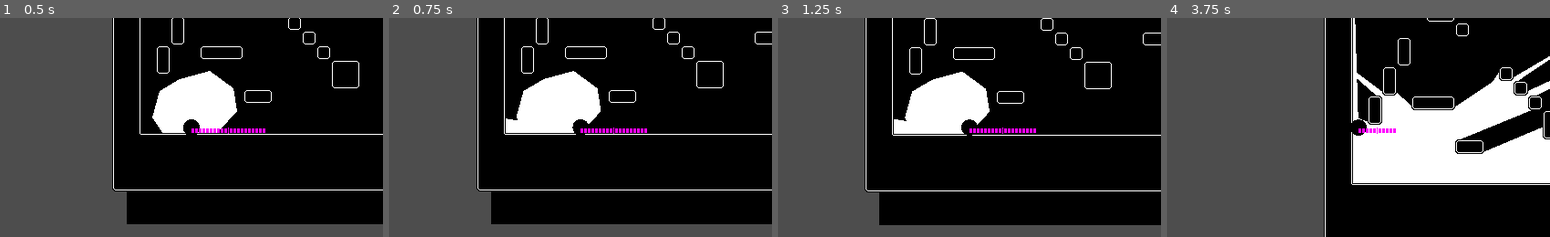
Above: before the commit, frames 1-4 (left to right).
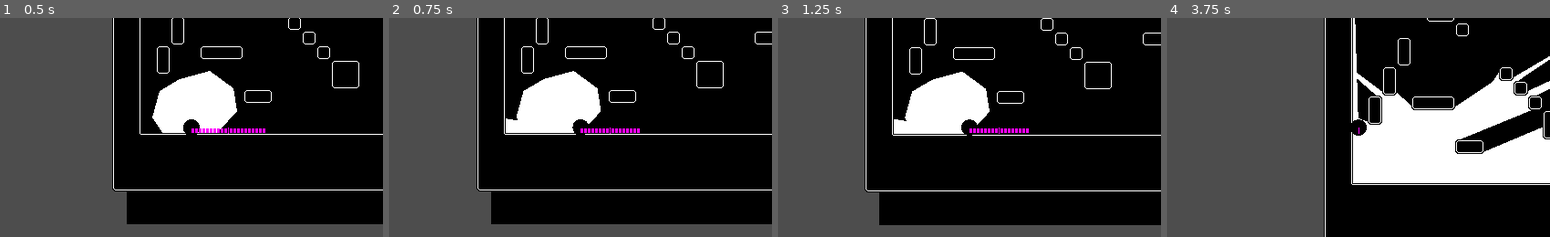
Above: after the commit, the same moments.

Repository: KingOfSpadesJFK/bhleg
Game: Godot game, scene res://levels/test_level.tscn
Two runs of this game, one before a commit and one after it. Both use one fixed random seed, a clock stepped at 60 frames per second and the inputs below.
Inputs (mouse positions are in pixels of both pictures, inside the frame that each line leads up to):
- Up to frame 1 (0.5 s): no input
- Up to frame 2 (0.75 s): tap Enter at 0.5 s; move the mouse to (561, 171) at 0.52 s; press the mouse at (561, 171) at 0.53 s; hold D (player_right) from 0.53 s (still down)
- Up to frame 3 (1.25 s): keep holding D (player_right); tap Space (player_jump) at 0.77 s
- Up to frame 4 (3.75 s): move the mouse to (1473, 160) at 1.27 s; release the mouse at (1473, 160) at 1.28 s; click (1473, 160) at 1.35 s; tap Space (player_jump) at 1.52, 3.02, 3.5 s; move the mouse to (1243, 94) at 2.02 s; release D (player_right) at 2.03 s; press the mouse at (1243, 94) at 2.03 s; hold A (player_left) from 2.03 s (still down); move the mouse to (1377, 127) at 2.77 s; release the mouse at (1377, 127) at 2.78 s; click (1377, 127) at 2.85 s; move the mouse to (1301, 72) at 3.52 s; press the mouse at (1301, 72) at 3.53 s

Frame 1 is identical in both runs. In frame 2, less than 0.1% of the frame differs, in the area x 57-68%, y 50-53%; in frame 3, less than 0.1%; in frame 4, 0.2%, in the area x 50-60%, y 50-53%.

Commit message:
Update player.gd

Diff:
--- a/scripts/player.gd
+++ b/scripts/player.gd
@@ -137,8 +137,9 @@
 			match flash_type:
 				FlashType.WHITE:
 					if _has_enough_for_white():
-						red_cells -= 1
-						cyan_cells -= 1
+						#red_cells -= 1
+						#cyan_cells -= 1
+						flash.emit(1, 1)
 						return FlashType.WHITE
 				FlashType.RED:
 					if _has_enough_for_red():
@@ -180,8 +181,7 @@
 		result = 0.0
 	else:
 		result = rad_to_deg(atan2(n.y, n.x))
-		var q: float = round(result / 45.0)
-		q *= 45.0
+		var q: float = snapped(result, 45.0)
 		result = q
 
 	return result
